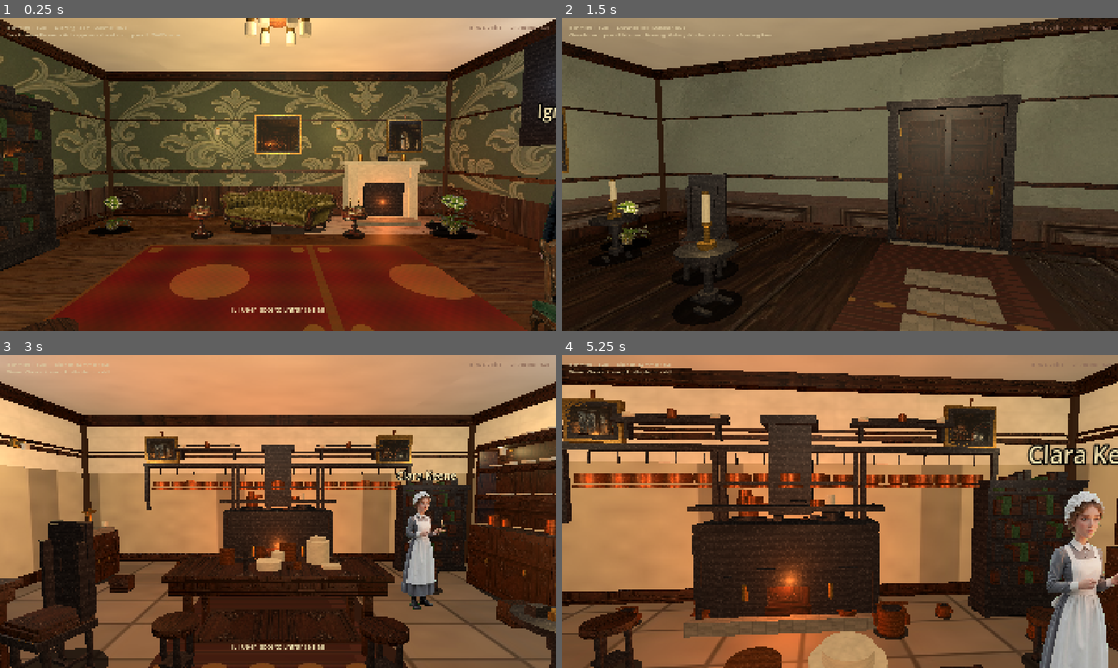
Above: before the commit, frames 1-4 (two rows, left to right).
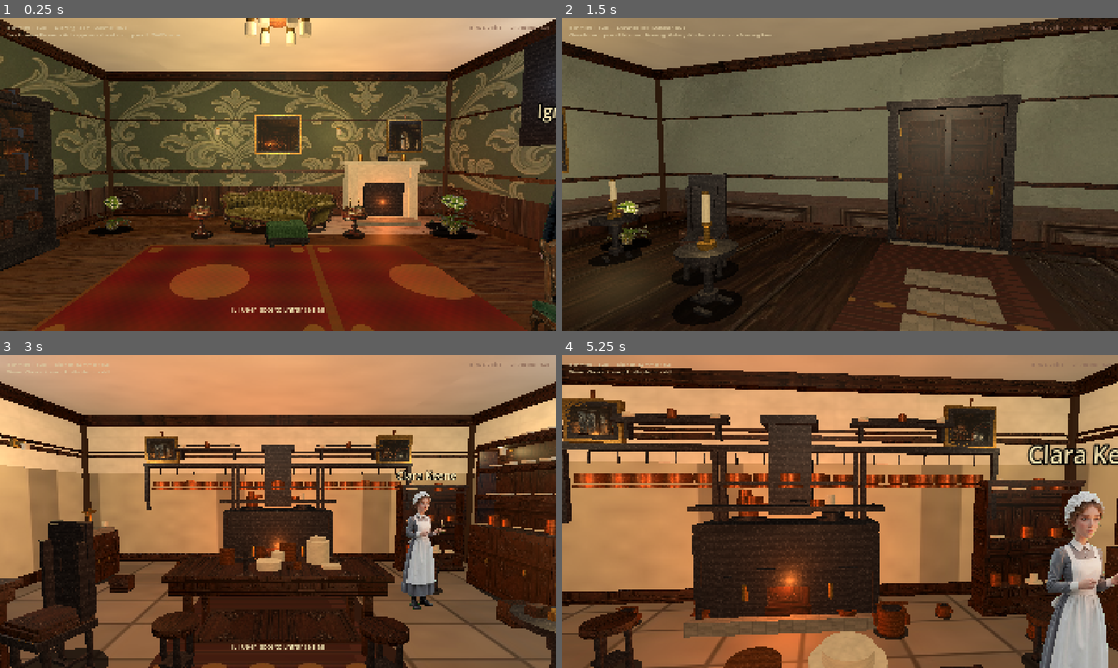
Above: after the commit, the same moments.

Repository: drakewing-eng/aetheric-engine
Game: Godot game, scene res://scenes/fps_main.tscn
Two runs of this game, one before a commit and one after it. Both use one fixed random seed, a clock stepped at 60 frames per second and the inputs below.
Inputs (mouse positions are in pixels of both pictures, inside the frame that each line leads up to):
- Up to frame 1 (0.25 s): no input
- Up to frame 2 (1.5 s): tap Enter at 0.5 s; move the mouse to (867, 174) at 0.52 s; hold E (interact) 0.53-1.28 s; hold W (move_forward) from 0.53 s (still down); click (867, 174) at 0.67 s; move the mouse to (812, 174) at 1.27 s; tap E (interact) at 1.35 s
- Up to frame 3 (3 s): keep holding W (move_forward); tap E (interact) at 2, 2.85 s; move the mouse to (289, 505) at 2.02 s; hold E (interact) 2.03-2.78 s; move the mouse to (272, 517) at 2.77 s; click (272, 517) at 2.92 s
- Up to frame 4 (5.25 s): keep holding W (move_forward); move the mouse to (878, 514) at 3.52 s; hold E (interact) 3.53-4.28 s; tap Enter at 4.25 s; move the mouse to (795, 508) at 4.27 s; tap E (interact) at 4.35 s; tap Space at 5 s; move the mouse to (845, 511) at 5.02 s; hold E (interact) from 5.03 s (still down); click (845, 511) at 5.17 s

The runs differ from the first frame. In frame 1, 1.3% of the frame differs, in the area x 0-56%, y 4-100%; in frame 2, 1.2%; in frame 3, 0.6%; in frame 4, 1.9%, in the area x 36-95%, y 36-84%.

Commit message:
visual loop 45: ottoman front of sofa, crock/tool shelves, book colours

Diff:
--- a/aetheric-engine-godot/scripts/fps_props.gd
+++ b/aetheric-engine-godot/scripts/fps_props.gd
@@ -69,10 +69,16 @@
 			node = _make_armchair(prop)
 		"sofa":
 			node = _make_sofa(prop)
+		"ottoman":
+			node = _make_ottoman(prop)
 		"rug":
 			node = _make_rug(prop)
 		"bookshelf":
 			node = _make_bookshelf(prop)
+		"crock_shelf":
+			node = _make_crock_shelf(prop)
+		"tool_shelf":
+			node = _make_tool_shelf(prop)
 		"side_table":
 			node = _make_side_table(prop)
 		"fireplace":
@@ -272,6 +278,29 @@
 	_add_contact_shadow(root, 0.72, 0.68)
 	return root
 
+static func _make_ottoman(prop: Dictionary) -> Node3D:
+	## Low tufted footstool — sits in front of sofa, never under it.
+	var root := Node3D.new()
+	root.name = "Ottoman"
+	var fabric: Color = prop.get("fabric", VELVET_GREEN.darkened(0.08))
+	var w: float = float(prop.get("width", 0.72))
+	var d: float = float(prop.get("depth", 0.5))
+	# Short mahogany base + padded top
+	_add_box(root, Vector3(0, 0.16, 0), Vector3(w, 0.1, d), MAHOGANY_DARK, true, 0.42)
+	_add_box(root, Vector3(0, 0.28, 0), Vector3(w * 0.96, 0.16, d * 0.96), fabric, true, 0.9)
+	_add_box(root, Vector3(0, 0.38, 0), Vector3(w * 0.88, 0.06, d * 0.88), fabric.darkened(0.1), false, 0.92)
+	# Button tufts
+	for bx in [-0.15, 0.0, 0.15]:
+		for bz in [-0.08, 0.08]:
+			_add_cylinder(root, Vector3(bx * w / 0.72, 0.42, bz * d / 0.5), 0.016, 0.02, fabric.darkened(0.22), false, 0.95)
+	# Four short turned feet
+	for sx in [-1.0, 1.0]:
+		for sz in [-1.0, 1.0]:
+			_add_cylinder(root, Vector3(sx * w * 0.38, 0.06, sz * d * 0.35), 0.035, 0.12, MAHOGANY, true)
+	_add_contact_shadow(root, w * 0.55, d * 0.55)
+	return root
+
+
 static func _make_sofa(prop: Dictionary) -> Node3D:
 	## Chesterfield-style sofa: buttoned back, rolled arms, carved feet, skirt.
 	if prop.get("billboard", false) and prop.get("texture", "") != "":
@@ -339,12 +368,13 @@
 	return root
 
 static func _make_bookshelf(prop: Dictionary) -> Node3D:
-	## Open shelves with visible book spines — not a black solid mass.
+	## Open shelves with leather/cloth spines — period library, not Minecraft cubes.
 	var root := Node3D.new()
 	root.name = "Bookshelf"
 	var width: float = prop.get("width", 1.7)
 	var height: float = prop.get("height", 2.5)
 	var depth: float = prop.get("depth", 0.36)
+	var seed0: int = int(prop.get("seed", 0))
 	# Back panel (lighter wood so it doesn't read as a black monolith)
 	_add_box(root, Vector3(0, height * 0.5, -depth * 0.35), Vector3(width, height, 0.04), MAHOGANY, true, 0.5)
 	# Sides
@@ -353,26 +383,101 @@
 	# Crown + base
 	_add_box(root, Vector3(0, height - 0.05, 0.02), Vector3(width + 0.06, 0.1, depth + 0.06), MAHOGANY, false, 0.42)
 	_add_box(root, Vector3(0, 0.06, 0.02), Vector3(width + 0.04, 0.12, depth + 0.04), MAHOGANY_DARK, true, 0.42)
-	# Shelves + dense book rows
+	# Shelves + dense book rows (varied width/height/spine colour per seed)
 	for i in 5:
 		var y: float = 0.38 + i * (height - 0.55) / 4.0
 		_add_box(root, Vector3(0, y, 0.02), Vector3(width * 0.92, 0.04, depth * 0.9), MAHOGANY, false, 0.48)
 		var x := -width * 0.38
 		var bi := 0
 		while x < width * 0.38:
-			var bw: float = 0.08 + float((i + bi) % 3) * 0.03
-			var bh: float = 0.16 + float((i * 3 + bi) % 4) * 0.04
+			var bw: float = 0.055 + float((i + bi + seed0) % 5) * 0.022
+			var bh: float = 0.14 + float((i * 3 + bi + seed0) % 5) * 0.035
 			_add_box(
 				root,
 				Vector3(x + bw * 0.5, y + 0.02 + bh * 0.5, depth * 0.05),
 				Vector3(bw * 0.92, bh, depth * 0.55),
-				_book_color(i + bi),
+				_book_color(i + bi + seed0 * 7),
 				false,
-				0.75
+				0.72
 			)
-			x += bw + 0.01
+			# Occasional gilt band on spine
+			if (bi + i + seed0) % 5 == 0:
+				_add_box(
+					root,
+					Vector3(x + bw * 0.5, y + 0.02 + bh * 0.55, depth * 0.22),
+					Vector3(bw * 0.7, 0.012, 0.01),
+					BRASS,
+					false,
+					0.35
+				)
+			x += bw + 0.008
 			bi += 1
 	_add_contact_shadow(root, width * 0.55, depth * 0.7)
+	return root
+
+
+static func _make_crock_shelf(prop: Dictionary) -> Node3D:
+	## Kitchen open shelf: plates, crocks, copper — never library books.
+	var root := Node3D.new()
+	root.name = "CrockShelf"
+	var width: float = float(prop.get("width", 1.4))
+	var height: float = float(prop.get("height", 1.7))
+	var depth: float = float(prop.get("depth", 0.32))
+	var seed0: int = int(prop.get("seed", 1))
+	_add_box(root, Vector3(0, height * 0.5, -depth * 0.35), Vector3(width, height, 0.04), OAK, true, 0.52)
+	_add_box(root, Vector3(-width * 0.48, height * 0.5, 0), Vector3(0.05, height, depth), OAK.darkened(0.08), true, 0.5)
+	_add_box(root, Vector3(width * 0.48, height * 0.5, 0), Vector3(0.05, height, depth), OAK.darkened(0.08), true, 0.5)
+	_add_box(root, Vector3(0, 0.05, 0.01), Vector3(width + 0.04, 0.1, depth + 0.04), OAK.darkened(0.12), true, 0.5)
+	_add_box(root, Vector3(0, height - 0.04, 0.01), Vector3(width + 0.05, 0.08, depth + 0.04), OAK, false, 0.5)
+	var shelves := 3
+	for i in shelves:
+		var y: float = 0.35 + float(i) * ((height - 0.5) / float(maxi(shelves - 1, 1)))
+		_add_box(root, Vector3(0, y, 0.02), Vector3(width * 0.9, 0.035, depth * 0.88), OAK.lightened(0.05), false, 0.55)
+		var n := 3 + (i + seed0) % 2
+		for j in n:
+			var x := -width * 0.32 + float(j) * (width * 0.64 / float(maxi(n - 1, 1)))
+			var kind := (i * 3 + j + seed0) % 4
+			if kind == 0:
+				_add_cylinder(root, Vector3(x, y + 0.04, 0.04), 0.09, 0.03, CREAM, false, 0.75)
+			elif kind == 1:
+				_add_cylinder(root, Vector3(x, y + 0.1, 0.04), 0.07, 0.16, CLAY if (j + seed0) % 2 == 0 else CLAY.lightened(0.08), false, 0.8)
+			elif kind == 2:
+				_add_cylinder(root, Vector3(x, y + 0.09, 0.04), 0.08, 0.12, COPPER, false, 0.35, true)
+			else:
+				_add_cylinder(root, Vector3(x, y + 0.05, 0.04), 0.1, 0.04, CREAM.darkened(0.08), false, 0.7)
+				_add_cylinder(root, Vector3(x, y + 0.12, 0.04), 0.05, 0.1, CREAM.darkened(0.05), false, 0.75)
+	_add_contact_shadow(root, width * 0.5, depth * 0.6)
+	return root
+
+
+static func _make_tool_shelf(prop: Dictionary) -> Node3D:
+	## Workshop shelf: timber, parts, tools — not books.
+	var root := Node3D.new()
+	root.name = "ToolShelf"
+	var width: float = float(prop.get("width", 1.3))
+	var height: float = float(prop.get("height", 1.9))
+	var depth: float = float(prop.get("depth", 0.34))
+	var seed0: int = int(prop.get("seed", 2))
+	_add_box(root, Vector3(0, height * 0.5, -depth * 0.35), Vector3(width, height, 0.04), MAHOGANY_DARK, true, 0.55)
+	_add_box(root, Vector3(-width * 0.48, height * 0.5, 0), Vector3(0.05, height, depth), OAK.darkened(0.15), true, 0.55)
+	_add_box(root, Vector3(width * 0.48, height * 0.5, 0), Vector3(0.05, height, depth), OAK.darkened(0.15), true, 0.55)
+	_add_box(root, Vector3(0, 0.05, 0.01), Vector3(width + 0.04, 0.1, depth + 0.04), MAHOGANY_DARK, true, 0.5)
+	for i in 4:
+		var y: float = 0.32 + float(i) * ((height - 0.45) / 3.0)
+		_add_box(root, Vector3(0, y, 0.02), Vector3(width * 0.9, 0.035, depth * 0.88), OAK, false, 0.55)
+		# Timber scrap / tool / box variety
+		var n := 2 + (i + seed0) % 2
+		for j in n:
+			var x := -width * 0.28 + float(j) * (width * 0.55 / float(maxi(n - 1, 1)))
+			var kind := (i + j + seed0) % 3
+			if kind == 0:
+				_add_box(root, Vector3(x, y + 0.06, 0.04), Vector3(0.28, 0.06, 0.12), OAK.lightened(0.1), false, 0.6)
+			elif kind == 1:
+				_add_box(root, Vector3(x, y + 0.08, 0.04), Vector3(0.18, 0.12, 0.14), MAHOGANY, false, 0.5)
+				_add_cylinder(root, Vector3(x, y + 0.12, 0.12), 0.015, 0.2, IRON, false, 0.4)
+			else:
+				_add_cylinder(root, Vector3(x, y + 0.1, 0.04), 0.06, 0.14, COPPER.darkened(0.1), false, 0.4, true)
+	_add_contact_shadow(root, width * 0.5, depth * 0.6)
 	return root
 
 static func _make_side_table(prop: Dictionary) -> Node3D:
@@ -1386,12 +1491,16 @@
 # ─── Materials / primitives ──────────────────────────────────────────────────
 
 static func _book_color(seed: int) -> Color:
+	## Leather / cloth bindings — avoid bright Minecraft green blocks.
 	var hues := [
-		Color(0.42, 0.16, 0.12),
-		Color(0.18, 0.22, 0.32),
-		Color(0.32, 0.24, 0.14),
-		Color(0.5, 0.12, 0.1),
-		Color(0.2, 0.3, 0.22),
+		Color(0.38, 0.14, 0.10),  # oxblood
+		Color(0.16, 0.20, 0.30),  # navy
+		Color(0.34, 0.22, 0.12),  # tan leather
+		Color(0.48, 0.12, 0.10),  # crimson
+		Color(0.22, 0.18, 0.14),  # dark brown
+		Color(0.28, 0.24, 0.18),  # buff
+		Color(0.14, 0.16, 0.14),  # near-black green-brown
+		Color(0.40, 0.30, 0.18),  # mustard cloth
 	]
 	return hues[seed % hues.size()]
 
--- a/aetheric-engine-godot/scripts/fps_rooms.gd
+++ b/aetheric-engine-godot/scripts/fps_rooms.gd
@@ -107,20 +107,22 @@
 				"height": 0.9,
 				"sink": 0.12,
 			},
-			# Mesh armchair for a second seating angle (richer 3D silhouette)
-			{"kind": "armchair", "pos": [2.1, 0.0, 2.15], "yaw": -145.0},
+			# Mesh seating kept clear of billboard sofa (no clip-under)
+			{"kind": "armchair", "pos": [2.85, 0.0, 1.6], "yaw": -125.0},
 			{"kind": "fireplace", "pos": [2.6, 0.0, -4.62], "yaw": 0.0},
-			{"kind": "bookshelf", "pos": [-4.15, 0.0, -1.6], "yaw": 90.0, "width": 1.75, "height": 2.55},
-			{"kind": "bookshelf", "pos": [-4.15, 0.0, 1.5], "yaw": 90.0, "width": 1.55, "height": 2.45},
+			{"kind": "bookshelf", "pos": [-4.15, 0.0, -1.6], "yaw": 90.0, "width": 1.75, "height": 2.55, "seed": 3},
+			{"kind": "bookshelf", "pos": [-4.15, 0.0, 1.5], "yaw": 90.0, "width": 1.55, "height": 2.45, "seed": 11},
 			{"kind": "plant", "pos": [3.8, 0.0, -3.8], "scale": 0.9,
 				"texture": "res://assets/props/plants/plant_palm.png", "width": 0.85, "height": 1.05},
 			{"kind": "chandelier", "pos": [0.0, 0.0, -0.5], "hang": 3.15},
-			{"kind": "armchair", "pos": [-2.2, 0.0, 2.0], "yaw": 25.0, "fabric": Color(0.45, 0.18, 0.14)},
-			{"kind": "side_table", "pos": [-1.4, 0.0, 2.4], "yaw": 10.0},
+			{"kind": "armchair", "pos": [-2.9, 0.0, 1.4], "yaw": 35.0, "fabric": Color(0.45, 0.18, 0.14)},
+			{"kind": "side_table", "pos": [-2.0, 0.0, 1.9], "yaw": 10.0},
+			# Ottoman in FRONT of green chesterfield — never under the sofa card
+			{"kind": "ottoman", "pos": [0.15, 0.0, -2.55], "yaw": 8.0, "fabric": Color(0.28, 0.36, 0.22)},
 			{"kind": "plant", "pos": [-3.6, 0.0, -3.5], "scale": 0.85,
 				"texture": "res://assets/props/plants/plant_palm.png", "width": 0.85, "height": 1.05},
-			{"kind": "chair", "pos": [1.8, 0.0, 1.5], "yaw": -40.0, "fabric": Color(0.4, 0.22, 0.16)},
-			{"kind": "side_table", "pos": [2.4, 0.0, 1.0], "yaw": 15.0},
+			{"kind": "chair", "pos": [2.2, 0.0, 2.3], "yaw": -50.0, "fabric": Color(0.4, 0.22, 0.16)},
+			{"kind": "side_table", "pos": [3.0, 0.0, 1.2], "yaw": 15.0},
 			{"kind": "crate", "pos": [-3.8, 0.0, 2.0], "scale": 0.55},
 			{"kind": "plant", "pos": [-3.9, 0.0, 0.5], "scale": 0.9,
 				"texture": "res://assets/props/plants/plant_palm.png", "width": 0.9, "height": 1.1},
@@ -128,13 +130,13 @@
 			{"kind": "wall_sconce", "pos": [4.2, 0.0, 1.0], "yaw": -90.0, "height": 2.2},
 			{"kind": "wall_sconce", "pos": [-1.5, 0.0, -4.7], "yaw": 0.0, "height": 2.25},
 			{"kind": "wall_sconce", "pos": [1.5, 0.0, -4.7], "yaw": 0.0, "height": 2.25},
-			{"kind": "stool", "pos": [0.5, 0.0, 1.2], "yaw": -15.0},
+			{"kind": "stool", "pos": [0.8, 0.0, 2.0], "yaw": -15.0},
 			{"kind": "copper_pot", "pos": [-3.5, 0.0, 1.5], "scale": 0.5},
 			{"kind": "crate", "pos": [3.5, 0.0, 2.2], "scale": 0.5},
-			{"kind": "stool", "pos": [-1.5, 0.0, 0.8], "yaw": 50.0},
+			{"kind": "stool", "pos": [-1.8, 0.0, 2.5], "yaw": 50.0},
 			{"kind": "plant", "pos": [3.6, 0.0, -3.2], "scale": 0.85,
 				"texture": "res://assets/props/plants/plant_palm.png", "width": 0.95, "height": 1.1},
-			{"kind": "copper_pot", "pos": [2.2, 0.0, 2.0], "scale": 0.5},
+			{"kind": "copper_pot", "pos": [2.6, 0.0, 2.4], "scale": 0.5},
 			{"kind": "crate", "pos": [-3.5, 0.0, 2.3], "scale": 0.45},
 		],
 		"doors": [
@@ -333,8 +335,8 @@
 			{"kind": "chandelier", "pos": [0.0, 0.0, -1.0], "hang": 3.9},
 			{"kind": "chandelier", "pos": [-4.0, 0.0, 1.5], "hang": 3.85},
 			{"kind": "chandelier", "pos": [4.0, 0.0, 1.5], "hang": 3.85},
-			{"kind": "bookshelf", "pos": [7.2, 0.0, 2.5], "yaw": -90.0, "width": 2.0, "height": 2.8},
-			{"kind": "bookshelf", "pos": [-7.2, 0.0, -3.5], "yaw": 90.0, "width": 1.6, "height": 2.4},
+			{"kind": "bookshelf", "pos": [7.2, 0.0, 2.5], "yaw": -90.0, "width": 2.0, "height": 2.8, "seed": 5},
+			{"kind": "bookshelf", "pos": [-7.2, 0.0, -3.5], "yaw": 90.0, "width": 1.6, "height": 2.4, "seed": 9},
 			{"kind": "crate", "pos": [-6.0, 0.0, 2.5], "scale": 1.1},
 			{"kind": "crate", "pos": [-5.4, 0.0, 3.0], "scale": 0.8},
 			{"kind": "crate", "pos": [6.0, 0.0, 3.2], "scale": 0.9},
@@ -440,8 +442,8 @@
 			{"kind": "armchair", "pos": [-2.0, 0.0, 1.0], "yaw": 35.0, "fabric": Color(0.28, 0.36, 0.28)},
 			{"kind": "side_table", "pos": [-1.2, 0.0, 1.5], "yaw": 0.0},
 			{"kind": "side_table", "pos": [2.8, 0.0, 1.5], "yaw": -20.0},
-			{"kind": "bookshelf", "pos": [-3.5, 0.0, -1.5], "yaw": 90.0, "width": 1.4, "height": 2.2},
-			{"kind": "bookshelf", "pos": [-3.5, 0.0, 1.2], "yaw": 90.0, "width": 1.2, "height": 2.0},
+			{"kind": "bookshelf", "pos": [-3.5, 0.0, -1.5], "yaw": 90.0, "width": 1.4, "height": 2.2, "seed": 6},
+			{"kind": "bookshelf", "pos": [-3.5, 0.0, 1.2], "yaw": 90.0, "width": 1.2, "height": 2.0, "seed": 13},
 			{"kind": "plant", "pos": [3.2, 0.0, 2.2], "scale": 0.95,
 				"texture": "res://assets/props/plants/plant_palm.png", "width": 0.75, "height": 1.15},
 			{"kind": "plant", "pos": [-2.5, 0.0, -2.8], "scale": 0.85,
@@ -461,7 +463,7 @@
 			{"kind": "side_table", "pos": [-2.8, 0.0, 2.0], "yaw": -10.0},
 			{"kind": "chair", "pos": [0.8, 0.0, 1.8], "yaw": 160.0, "fabric": Color(0.4, 0.3, 0.22)},
 			{"kind": "wall_shelf", "pos": [3.5, 0.0, 0.0], "yaw": -90.0, "width": 1.6, "shelf_y": 1.7},
-			{"kind": "bookshelf", "pos": [3.4, 0.0, -1.5], "yaw": -90.0, "width": 1.2, "height": 2.0},
+			{"kind": "bookshelf", "pos": [3.4, 0.0, -1.5], "yaw": -90.0, "width": 1.2, "height": 2.0, "seed": 17},
 			{"kind": "copper_pot", "pos": [-3.0, 0.0, -0.5], "scale": 0.55},
 			{"kind": "crate", "pos": [2.5, 0.0, 2.5], "scale": 0.5},
 			{"kind": "wall_sconce", "pos": [-3.5, 0.0, -0.5], "yaw": 90.0, "height": 2.15},
@@ -560,7 +562,7 @@
 			{"kind": "copper_pot", "pos": [-2.8, 0.0, 1.5], "scale": 0.9},
 			{"kind": "side_table", "pos": [3.5, 0.0, 1.0], "yaw": -15.0},
 			{"kind": "chair", "pos": [3.0, 0.0, 0.5], "yaw": 160.0},
-			{"kind": "bookshelf", "pos": [-4.2, 0.0, 2.5], "yaw": 90.0, "width": 1.4, "height": 2.1},
+			{"kind": "tool_shelf", "pos": [-4.2, 0.0, 2.5], "yaw": 90.0, "width": 1.4, "height": 2.1, "seed": 2},
 			{"kind": "machine", "pos": [0.0, 0.0, 3.5], "yaw": 180.0, "height": 1.9},
 			{"kind": "machine", "pos": [3.6, 0.0, -3.2], "yaw": -30.0, "height": 1.7},
 			{"kind": "chalk_board", "pos": [4.3, 0.0, -1.5], "yaw": -90.0},
@@ -568,7 +570,7 @@
 			{"kind": "tool_rack", "pos": [4.3, 0.0, 2.0], "yaw": -90.0},
 			{"kind": "tool_rack", "pos": [4.3, 0.0, -3.0], "yaw": -90.0},
 			{"kind": "tool_rack", "pos": [0.0, 0.0, -4.15], "yaw": 0.0},
-			{"kind": "bookshelf", "pos": [4.2, 0.0, 0.5], "yaw": -90.0, "width": 1.3, "height": 2.0},
+			{"kind": "tool_shelf", "pos": [4.2, 0.0, 0.5], "yaw": -90.0, "width": 1.3, "height": 2.0, "seed": 5},
 			{"kind": "chalk_board", "pos": [-4.2, 0.0, 0.0], "yaw": 90.0},
 			# Warm hanging lights + denser floor
 			{"kind": "chandelier", "pos": [-2.0, 0.0, -1.0], "hang": 3.0},
@@ -808,8 +810,8 @@
 			{"kind": "side_table", "pos": [-2.2, 0.0, -0.5], "yaw": 5.0},
 			{"kind": "chair", "pos": [2.0, 0.0, -0.2], "yaw": 160.0, "fabric": Color(0.45, 0.32, 0.2)},
 			{"kind": "copper_pot", "pos": [2.4, 0.0, -1.4], "scale": 0.7},
-			# North wall / shelf density (was empty plaster expanse behind range view)
-			{"kind": "bookshelf", "pos": [-3.2, 0.0, 3.3], "yaw": 180.0, "width": 1.3, "height": 1.8},
+			# North wall: crockery (never library bookshelves in kitchen)
+			{"kind": "crock_shelf", "pos": [-3.2, 0.0, 3.3], "yaw": 180.0, "width": 1.3, "height": 1.8, "seed": 1},
 			{"kind": "copper_pot", "pos": [2.0, 0.0, 3.2], "scale": 0.75},
 			{"kind": "copper_pot", "pos": [-2.0, 0.0, 3.15], "scale": 0.6},
 			{"kind": "crate", "pos": [3.4, 0.0, -0.5], "scale": 0.65},
@@ -818,8 +820,8 @@
 			# Hanging copper rail over empty north plaster
 			{"kind": "pot_rack", "pos": [-1.8, 0.0, 3.35], "yaw": 0.0},
 			{"kind": "pot_rack", "pos": [1.8, 0.0, 3.35], "yaw": 0.0},
-			# High shelf of crocks on north wall
-			{"kind": "bookshelf", "pos": [0.0, 0.0, 3.55], "yaw": 180.0, "width": 1.6, "height": 1.2},
+			# High crock shelf on north wall
+			{"kind": "crock_shelf", "pos": [0.0, 0.0, 3.55], "yaw": 180.0, "width": 1.6, "height": 1.15, "seed": 4},
 			{"kind": "copper_pot", "pos": [-2.8, 0.0, 2.5], "scale": 0.65},
 			{"kind": "crate", "pos": [2.6, 0.0, 2.0], "scale": 0.55},
 			# Side wall density (pale plaster expanse)
@@ -833,7 +835,7 @@
 				"size": [2.4, 3.0],
 				"texture": "res://assets/rooms/textures/hall_runner.jpg",
 			},
-			{"kind": "bookshelf", "pos": [3.5, 0.0, -2.5], "yaw": -90.0, "width": 1.2, "height": 1.6},
+			{"kind": "crock_shelf", "pos": [3.5, 0.0, -2.5], "yaw": -90.0, "width": 1.2, "height": 1.6, "seed": 7},
 			{"kind": "stool", "pos": [1.5, 0.0, 2.2], "yaw": -30.0},
 			# Plate rails sit just above tall wainscot
 			{"kind": "wall_shelf", "pos": [-1.5, 0.0, 3.5], "yaw": 180.0, "width": 1.4, "shelf_y": 2.55},
